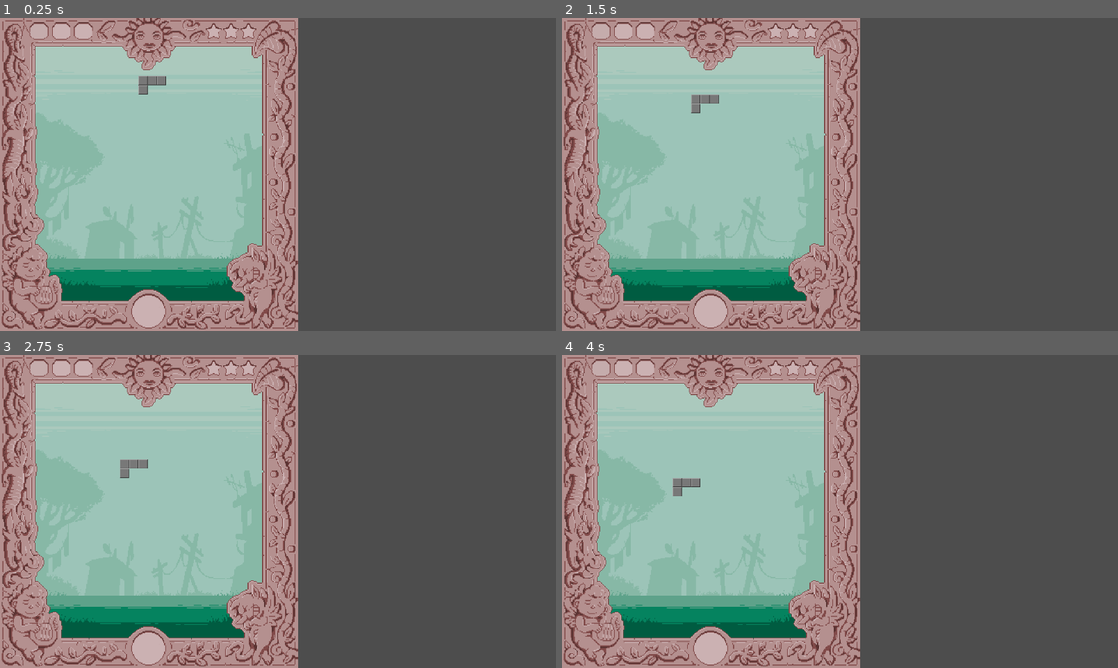
Above: before the commit, frames 1-4 (two rows, left to right).
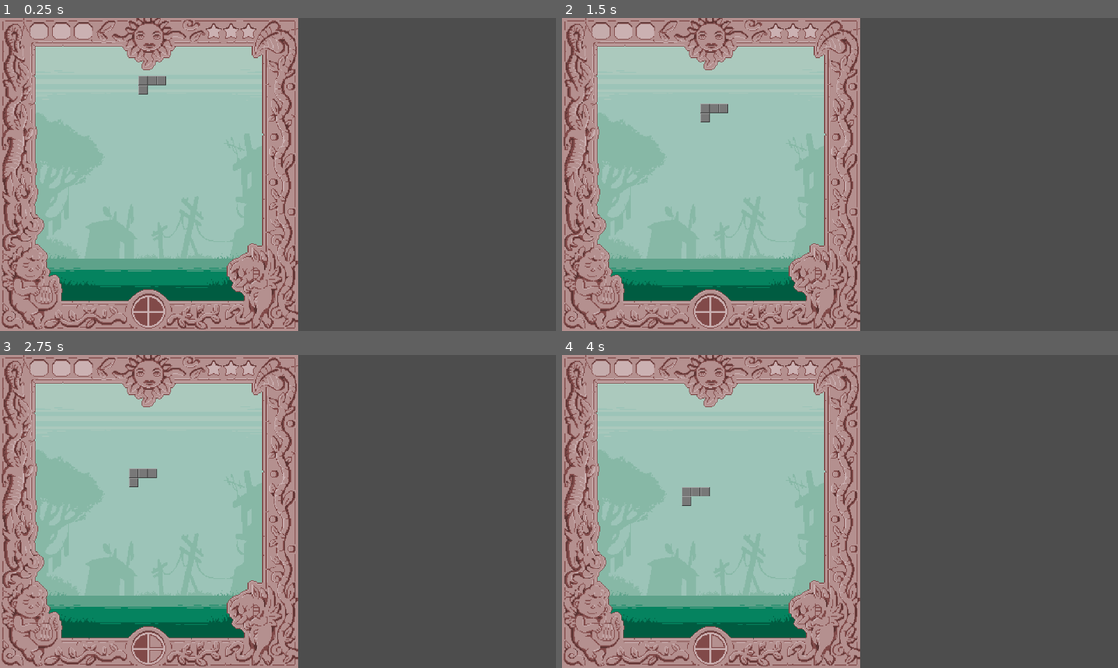
Above: after the commit, the same moments.

Repository: joaquimbrugues/santjordijam
Game: Godot game, scene res://escenes/nivell.tscn
Two runs of this game, one before a commit and one after it. Both use one fixed random seed, a clock stepped at 60 frames per second and the inputs below.
Inputs:
- Up to frame 1 (0.25 s): no input
- Up to frame 2 (1.5 s): tap Enter at 0.5 s; hold S (peça_avall) 0.53-1.28 s; tap A (peça_esquerra) at 0.8, 1.35 s
- Up to frame 3 (2.75 s): tap W (peça_frena) at 1.55 s; hold W (peça_frena) from 2.03 s (still down); tap S (peça_avall) at 2.3 s
- Up to frame 4 (4 s): release W (peça_frena) at 2.78 s; tap S (peça_avall) at 2.85 s; tap A (peça_esquerra) at 3.05 s; tap Space at 3.5 s; hold D (peça_dreta) from 3.53 s (still down); tap W (peça_frena) at 3.8 s

The runs differ from the first frame. In frame 1, 0.3% of the frame differs, in the area x 24-30%, y 89-99%; in frame 2, 0.7%, in the area x 23-30%, y 24-99%; in frame 3, 0.7%; in frame 4, 0.7%.

Commit message:
Refinat el sistema de frenada i stamina
Hem creat un AnimatedSprite2D per gestionar l'stamina de frenada, i hem
separat la lògica del recurs d'stamina en un script dedicat.

Diff:
--- a/escenes/nivell.tscn
+++ b/escenes/nivell.tscn
@@ -4,12 +4,77 @@
 [ext_resource type="Texture2D" uid="uid://df3v6mt8qm1t0" path="res://recursos/sprites/interficie_tetris.png" id="1_opjtr"]
 [ext_resource type="PackedScene" uid="uid://eyu6uq6rd0w7" path="res://escenes/peça.tscn" id="2_r0mg4"]
 [ext_resource type="Texture2D" uid="uid://b7j7llo6x5u7o" path="res://recursos/sprites/fons_tetris.png" id="3_lkhql"]
+[ext_resource type="Texture2D" uid="uid://cpr8xkc4tal4s" path="res://recursos/sprites/quesitos.png" id="5_l2idp"]
+[ext_resource type="Script" uid="uid://c4tbqh8stqqp3" path="res://scripts/stamina.gd" id="6_6usi0"]
 
 [sub_resource type="RectangleShape2D" id="RectangleShape2D_opjtr"]
 size = Vector2(234.13654, 975.6549)
 
 [sub_resource type="RectangleShape2D" id="RectangleShape2D_r0mg4"]
 size = Vector2(1028.6362, 155.94478)
+
+[sub_resource type="AtlasTexture" id="AtlasTexture_6usi0"]
+atlas = ExtResource("5_l2idp")
+region = Rect2(226, 0, 113, 109)
+
+[sub_resource type="AtlasTexture" id="AtlasTexture_e55k2"]
+atlas = ExtResource("5_l2idp")
+region = Rect2(0, 0, 113, 109)
+
+[sub_resource type="AtlasTexture" id="AtlasTexture_vs0c2"]
+atlas = ExtResource("5_l2idp")
+region = Rect2(113, 109, 113, 109)
+
+[sub_resource type="AtlasTexture" id="AtlasTexture_d5rco"]
+atlas = ExtResource("5_l2idp")
+region = Rect2(0, 109, 113, 109)
+
+[sub_resource type="AtlasTexture" id="AtlasTexture_vv83r"]
+atlas = ExtResource("5_l2idp")
+region = Rect2(113, 0, 113, 109)
+
+[sub_resource type="SpriteFrames" id="SpriteFrames_a3qq8"]
+animations = [{
+"frames": [{
+"duration": 1.0,
+"texture": SubResource("AtlasTexture_6usi0")
+}],
+"loop": false,
+"name": &"0%",
+"speed": 5.0
+}, {
+"frames": [{
+"duration": 1.0,
+"texture": SubResource("AtlasTexture_e55k2")
+}],
+"loop": false,
+"name": &"100%",
+"speed": 5.0
+}, {
+"frames": [{
+"duration": 1.0,
+"texture": SubResource("AtlasTexture_vs0c2")
+}],
+"loop": false,
+"name": &"25%",
+"speed": 5.0
+}, {
+"frames": [{
+"duration": 1.0,
+"texture": SubResource("AtlasTexture_d5rco")
+}],
+"loop": false,
+"name": &"50%",
+"speed": 5.0
+}, {
+"frames": [{
+"duration": 1.0,
+"texture": SubResource("AtlasTexture_vv83r")
+}],
+"loop": false,
+"name": &"75%",
+"speed": 5.0
+}]
 
 [node name="Nivell" type="Node2D" unique_id=652851506]
 script = ExtResource("1_34qa0")
@@ -48,6 +113,13 @@
 scale = Vector2(1.0000001, 1.0000001)
 shape = SubResource("RectangleShape2D_r0mg4")
 
+[node name="Stamina" type="AnimatedSprite2D" parent="Capes" unique_id=1298834874]
+position = Vector2(513, 1013)
+sprite_frames = SubResource("SpriteFrames_a3qq8")
+animation = &"100%"
+autoplay = "100%"
+script = ExtResource("6_6usi0")
+
 [node name="TicCaiguda" type="Timer" parent="." unique_id=1976850143]
 wait_time = 0.5
 autostart = true
@@ -56,32 +128,5 @@
 wait_time = 0.5
 autostart = true
 
-[node name="HUD_Esquerra" type="Control" parent="." unique_id=1632155265]
-visible = false
-layout_mode = 3
-anchors_preset = 0
-offset_right = 1028.0
-offset_bottom = 1078.9504
-
-[node name="ContenidorBaix" type="CenterContainer" parent="HUD_Esquerra" unique_id=1392005297]
-layout_mode = 1
-anchors_preset = -1
-anchor_top = 0.92
-anchor_right = 1.0
-anchor_bottom = 1.0
-grow_horizontal = 2
-grow_vertical = 0
-
-[node name="Stamina" type="ProgressBar" parent="HUD_Esquerra/ContenidorBaix" unique_id=304225452]
-visible = false
-custom_minimum_size = Vector2(300, 20)
-layout_direction = 2
-layout_mode = 2
-theme_override_colors/font_color = Color(0, 0.07745264, 0.74329865, 1)
-theme_override_colors/font_outline_color = Color(1, 0, 0, 1)
-value = 100.0
-show_percentage = false
-
 [connection signal="timeout" from="TicCaiguda" to="." method="_on_tic_caiguda_timeout"]
 [connection signal="timeout" from="TicMoviment" to="." method="_on_tic_moviment_timeout"]
-[connection signal="value_changed" from="HUD_Esquerra/ContenidorBaix/Stamina" to="." method="_on_stamina_value_changed"]
--- a/scripts/nivell.gd
+++ b/scripts/nivell.gd
@@ -4,9 +4,9 @@
 @onready var peça: TileMapLayer = $Capes/Peça
 @onready var tic_caiguda: Timer = $TicCaiguda
 @onready var tic_moviment: Timer = $TicMoviment
-@onready var stamina: ProgressBar = $HUD_Esquerra/ContenidorBaix/Stamina
+@onready var sprite_stamina: AnimatedSprite2D = $Capes/Stamina
 
-# Constants del tic_caiguda
+# Paràmetres dels temporitzadors de caiguda i moviment
 ## Interval de temps entre moviments de la peça provocats per la jugadora (esquerra-dreta i rotacions)
 @export var INTERVAL_TIC: float = 0.5
 ## Interval de temps entre moviments verticals de la peça, sense acceleració de la jugadora
@@ -16,13 +16,6 @@
 ## Interval de temps entre moviments verticals de la peça quan la jugadora prem "amunt"
 @export var INTERVAL_CAIGUDA_FRENAT: float = 0.75
 
-# Constants per la frenada
-## Quants tics (de durada Interval Caiguda Frenat) pot durar l'stamina de frenada, com a molt
-@export var tics_frenada = 2
-## Quants tics (de durada Interval Caiguda) triga la barra d'stamina de frenada per recuperar-se de 0 a 100
-@export var tics_recuperacio_frenada = 4
-var recuperacio_per_segon = float(tics_frenada) / tics_recuperacio_frenada
-
 # Possibles següents moviments de la peça, segons l'input de la jugadora del teclat
 enum Moviments {Cap, Esquerra, Dreta, Gir}
 var proper_moviment: Moviments = Moviments.Cap
@@ -31,30 +24,23 @@
 	# Crea peça d'exemple
 	peça.crea_exemple()
 	peça.dibuixa_peça()
+	sprite_stamina.inicialitza(INTERVAL_CAIGUDA, INTERVAL_CAIGUDA_FRENAT)
 
-	# Inicialitza el medidor d'stamina
-	stamina.max_value = tics_frenada * INTERVAL_CAIGUDA_FRENAT
-	stamina.set_value_no_signal(stamina.max_value)
+
 
 func _process(delta: float) -> void:
 	# Reacciona als clics de la jugadora
-	if Input.is_action_pressed("peça_frena"):
-		if stamina.get_value() <= 0.0:
-			tic_caiguda.set_wait_time(INTERVAL_CAIGUDA)
-			stamina.set_value(0.0)
-		else:
-			tic_caiguda.set_wait_time(INTERVAL_CAIGUDA_FRENAT)
-			stamina.set_value(max(0.0, stamina.get_value() - delta))
+	if Input.is_action_pressed("peça_frena") and sprite_stamina.pot_frenar():
+		# Frena, augmentant l'interval entre moviments verticals
+		tic_caiguda.set_wait_time(INTERVAL_CAIGUDA_FRENAT)
+	elif Input.is_action_pressed("peça_avall"):
+		# Accelera avall, reduïnt l'interval entre moviments verticals
+		tic_caiguda.set_wait_time(INTERVAL_CAIGUDA_ACCELERAT)
 	else:
+		# No hi ha cap efecte sobre el moviment vertical, posem l'interval de temps per defecte
 		tic_caiguda.set_wait_time(INTERVAL_TIC)
-		stamina.set_value(min(stamina.max_value, stamina.get_value() + (delta * recuperacio_per_segon)))
-		if Input.is_action_just_pressed("peça_avall"):
-			# Accelera cap avall, reduïnt l'interval de temps entre moviments
-			tic_caiguda.set_wait_time(INTERVAL_CAIGUDA_ACCELERAT)
-		elif Input.is_action_just_released("peça_avall"):
-			# Restableix l'interval de temps entre moviments
-			tic_caiguda.set_wait_time(INTERVAL_TIC)
-		elif Input.is_action_pressed("peça_esquerra"):
+		# Moviments laterals/rotació
+		if Input.is_action_pressed("peça_esquerra"):
 			# Mou peça cap a l'esquerra
 			proper_moviment = Moviments.Esquerra
 		elif Input.is_action_pressed("peça_dreta"):
@@ -108,11 +94,3 @@
 	peça.actualitza()
 	# Reinicialitza la variable de proper_moviment a Caiguda (per defecte)
 	proper_moviment = Moviments.Cap
-
-
-# Per qüestions estètiques: fem desaparèixer la barra d'stamina quan el valor sigui màxim
-func _on_stamina_value_changed(value: float) -> void:
-	if value >= stamina.max_value:
-		stamina.visible = false
-	else:
-		stamina.visible = true
--- /dev/null
+++ b/scripts/stamina.gd
@@ -0,0 +1,45 @@
+extends AnimatedSprite2D
+
+# Indicador d'stamina
+# Aquesta escena controla tant el display com la lògica de l'escassetat i recuperació d'stamina
+
+## Quants tics (de durada Interval Caiguda Frenat) pot durar l'stamina de frenada, com a molt
+@export var tics_frenada: int = 2
+## Quants tics (de durada Interval Caiguda) triga la barra d'stamina de frenada per recuperar-se de 0 a 100
+@export var tics_recuperacio_frenada: int = 4
+
+var max_stamina: float
+var stamina: float
+var recuperacio_stamina_per_segon: float
+
+# Inicialitza els paràmetres interns del medidor d'stamina (màxim, actual, recuperació per segon)
+func inicialitza(temps_caiguda: float, temps_frenant: float) -> void:
+	max_stamina = tics_frenada * temps_frenant
+	stamina = max_stamina
+	recuperacio_stamina_per_segon = 1.0 / (tics_recuperacio_frenada * temps_caiguda)
+
+func pot_frenar() -> bool:
+	return stamina > 0.0
+
+func _process(delta: float) -> void:
+	if Input.is_action_pressed("peça_frena"):
+		if stamina > 0.0:
+			stamina = max(0.0, stamina - delta)
+			actualitza_imatge()
+	else:
+		if stamina < max_stamina:
+			stamina = min(max_stamina, stamina + (delta * recuperacio_stamina_per_segon))
+			actualitza_imatge()
+
+func actualitza_imatge() -> void:
+	var percentatge = stamina / max_stamina
+	if percentatge < 0.25:
+		play("0%")
+	elif percentatge < 0.5:
+		play("25%")
+	elif percentatge < 0.75:
+		play("50%")
+	elif percentatge < 1.0:
+		play("75%")
+	else:
+		play("100%")
Binary file added: recursos/sprites/quesitos.png
Not shown, added: recursos/sprites/quesitos.png.import
Not shown, added: scripts/stamina.gd.uid
